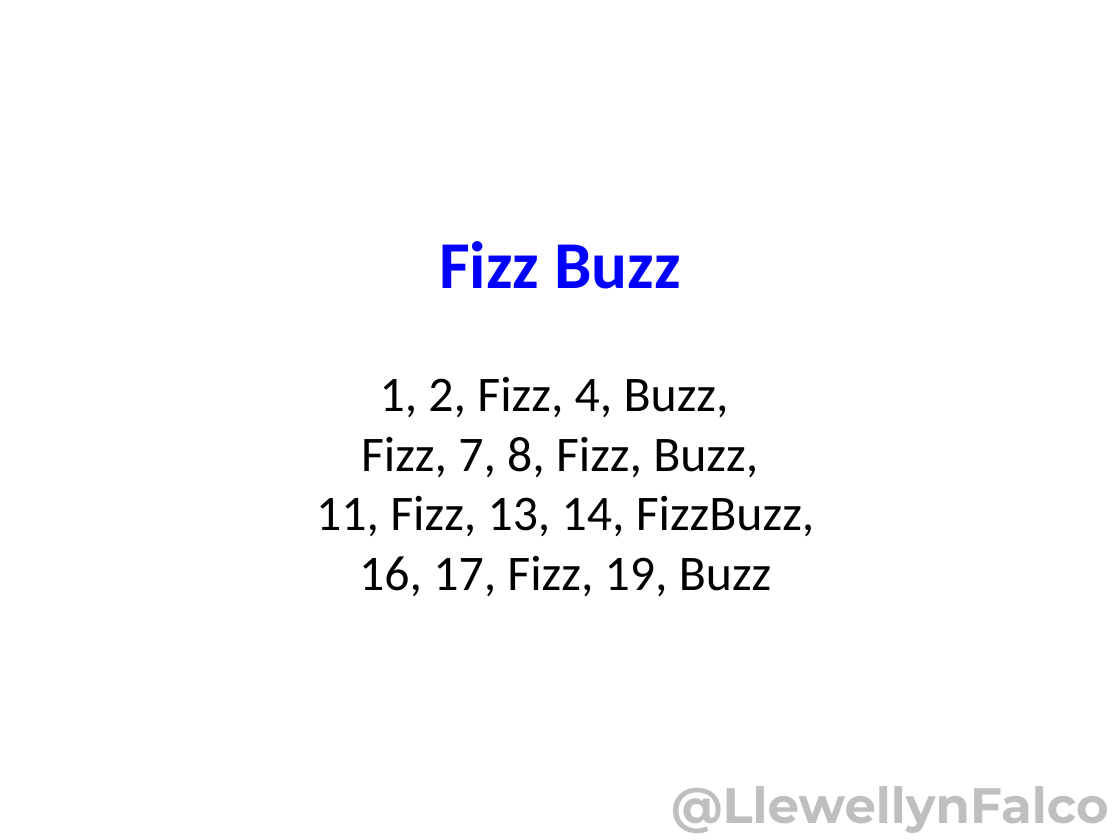
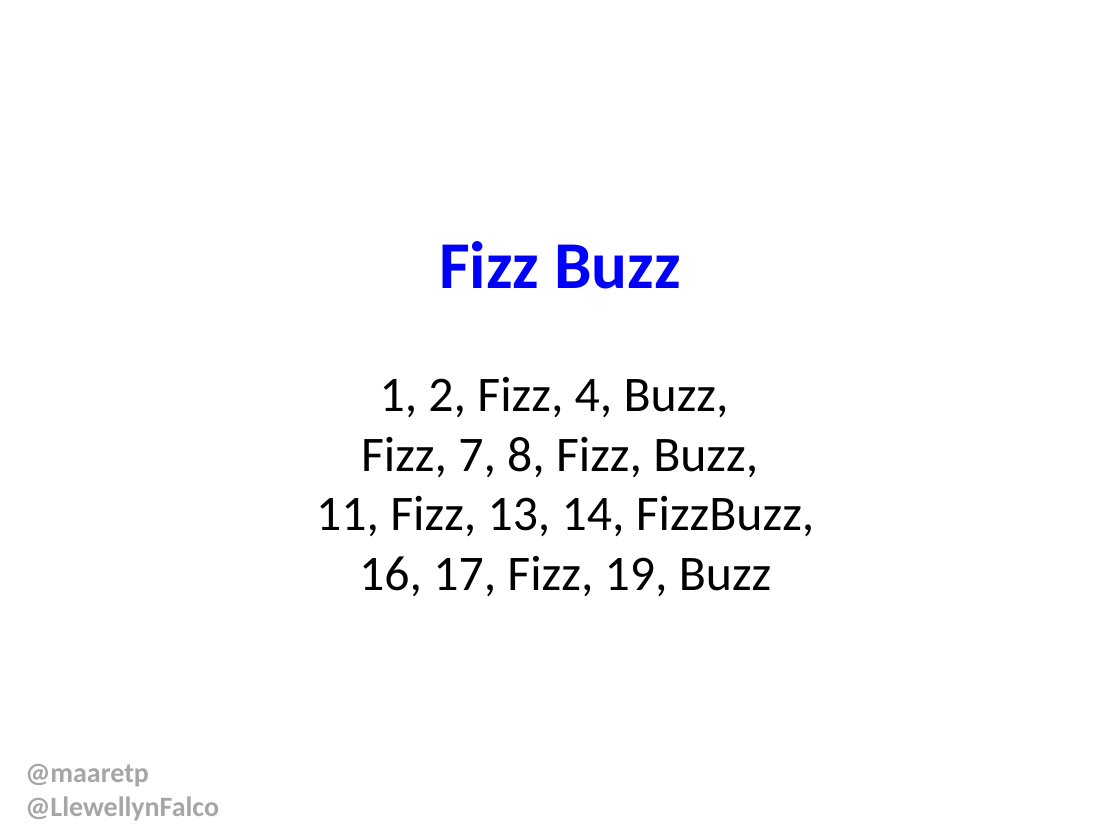
Before and after one commit to isidore/StrongStylePairingTalk, a slide deck: slide 17 of StrongStylePairing.pptx (slide 16 before the commit). Drawn at 1120x840 pixels with LibreOffice and Linux fonts; fonts in the diff are those of the drawing. Boxes give left, top, right and bottom in pixels: in the first picture for what was removed or moved away, otherwise in the second. Text is boxed around its words. In the diff, an @@ line names an element or a change of style, - is before the commit and + after.

```diff
--- a/StrongStylePairing.pptx
+++ b/StrongStylePairing.pptx
@@ text added at (x1=25, y1=764, x2=219, y2=820), 18 pt, text #A6A6A6, bold @@
+@maaretp
+@LlewellynFalco
@@ text removed at (x1=671, y1=786, x2=1109, y2=833) @@
-@LlewellynFalco
```
Also in this commit, not shown: 21 other slides changed, 1 slide added.
